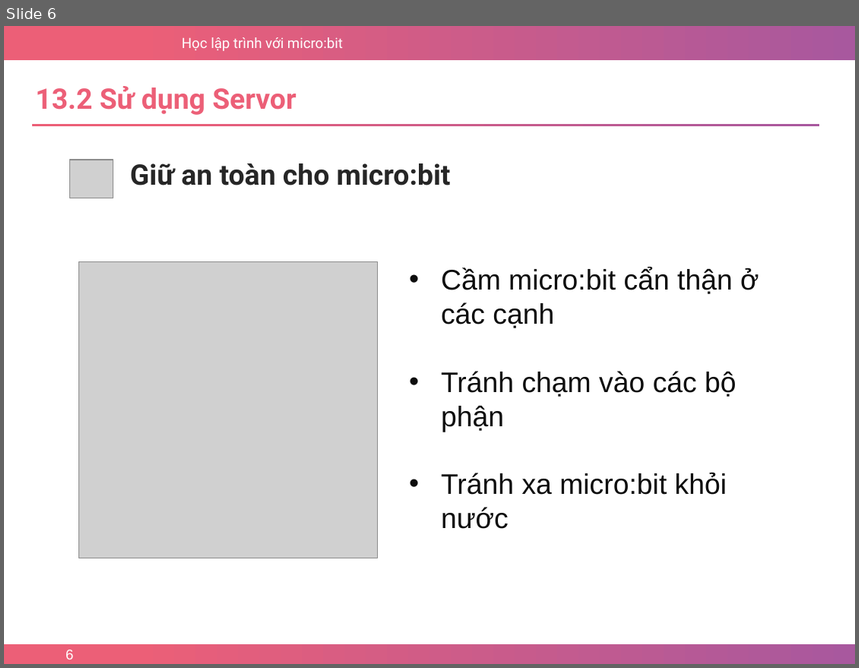
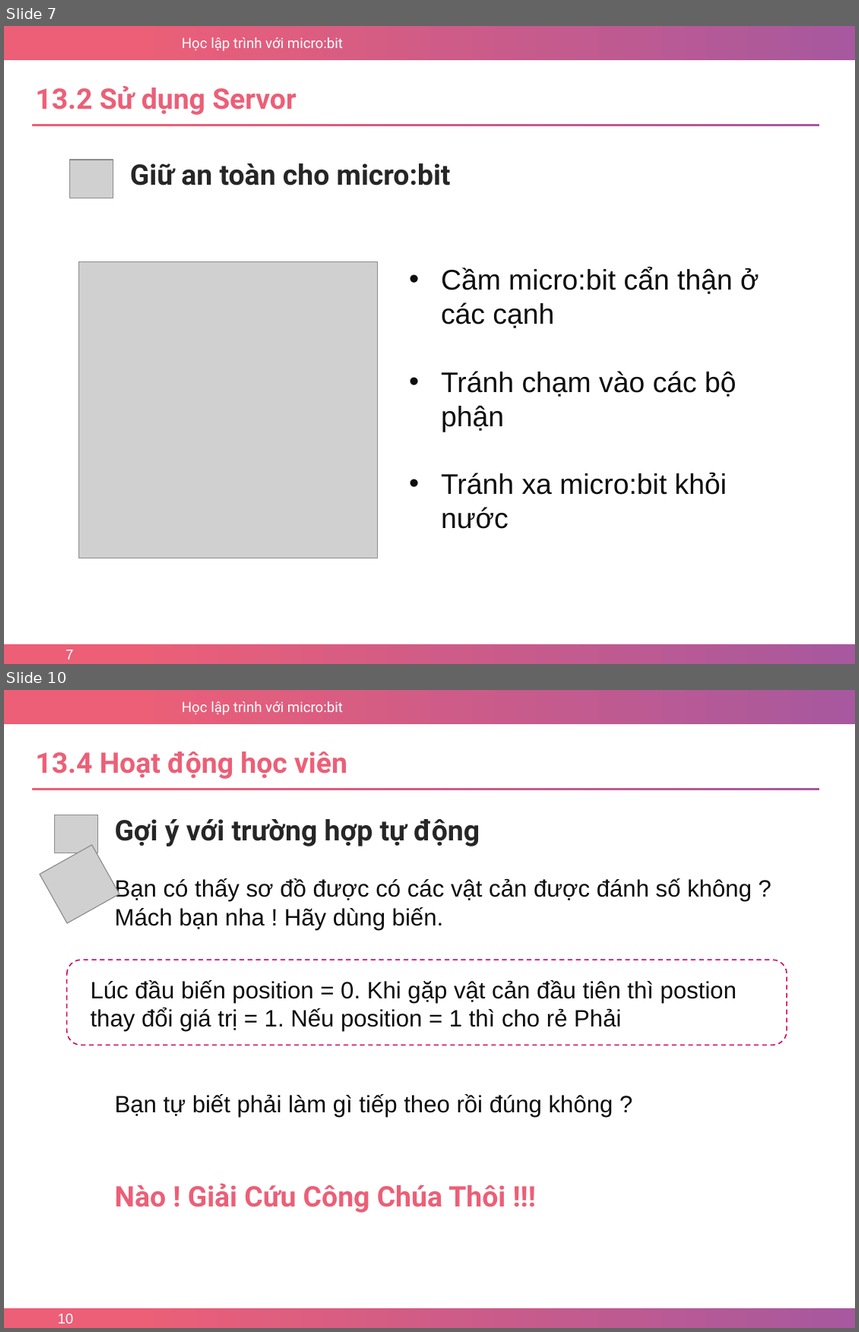
Before and after one commit to nhannn87dn/Learn-microbit, a slide deck: Lessions/Bai-15-Ultrasonic-Sensor/Bai-15-Ultrasonic-Sensor.pptx. Shown one above the other, each under a label of ours: slide 6 before the commit, slides 7 and 10 after it; the slides between them are not shown. The pictures are 859x668 and 859x1332 pixels, drawn with LibreOffice and Linux fonts; fonts in the diff are those of the drawing; grey boxes stand for pictures; background and template pictures are left out. Boxes give left, top, right and bottom in pixels: in the first picture for what was removed or moved away, otherwise in the second. Text is boxed around its words. In the diff, an @@ line names an element or a change of style, - is before the commit and + after.

```diff
--- a/Lessions/Bai-15-Ultrasonic-Sensor/Bai-15-Ultrasonic-Sensor.pptx
+++ b/Lessions/Bai-15-Ultrasonic-Sensor/Bai-15-Ultrasonic-Sensor.pptx
@@ slide 10 added at (x1=4, y1=690, x2=855, y2=1328), background #FFFFFF; not listed: 3 template elements that a slide beside it also shows @@
@@ text added at (x1=35, y1=752, x2=348, y2=779), 24 pt, text #EC5F77, bold @@
+13.4 Hoạt động học viên
@@ rectangle added at (x1=32, y1=788, x2=819, y2=790), fill gradient #EC5F77 to #A8589E @@
@@ picture added at (x1=54, y1=815, x2=97, y2=853) @@
@@ text added at (x1=115, y1=819, x2=480, y2=847), 24 pt, text #262626, bold @@
+Gợi ý với trường hợp tự động
@@ picture added at (x1=40, y1=845, x2=120, y2=923) @@
@@ text added at (x1=115, y1=878, x2=752, y2=930), 20 pt, text #0D0D0D @@
+Bạn có thấy sơ đồ được có các vật cản được đánh số không ?
+Mách bạn nha ! Hãy dùng biến.
@@ rounded rectangle added at (x1=67, y1=960, x2=787, y2=1045), outline #CD0065 1 pt dashed @@
@@ text added at (x1=91, y1=980, x2=737, y2=1032), 20 pt, text #0D0D0D @@
+Lúc đầu biến position = 0. Khi gặp vật cản đầu tiên thì postion thay đổi giá trị = 1. Nếu position = 1 thì cho rẻ Phải
@@ text added at (x1=115, y1=1094, x2=614, y2=1118), 20 pt, text #0D0D0D @@
+Bạn tự biết phải làm gì tiếp theo rồi đúng không ?
@@ text added at (x1=115, y1=1183, x2=506, y2=1213), 24 pt, text #EC5F77, bold @@
+Nào ! Giải Cứu Công Chúa Thôi !!!
@@ page number added at (x1=58, y1=1314, x2=74, y2=1324), 12 pt, text #FFFFFF @@
+10
@@ what was slide 6 is now slide 7 @@
@@ page number at (x1=66, y1=650, x2=73, y2=660): text changed @@
-6
+7
```
Also in this commit, not shown: 1 slide changed, 6 other slides added, 5 slides removed, 1 other file.
